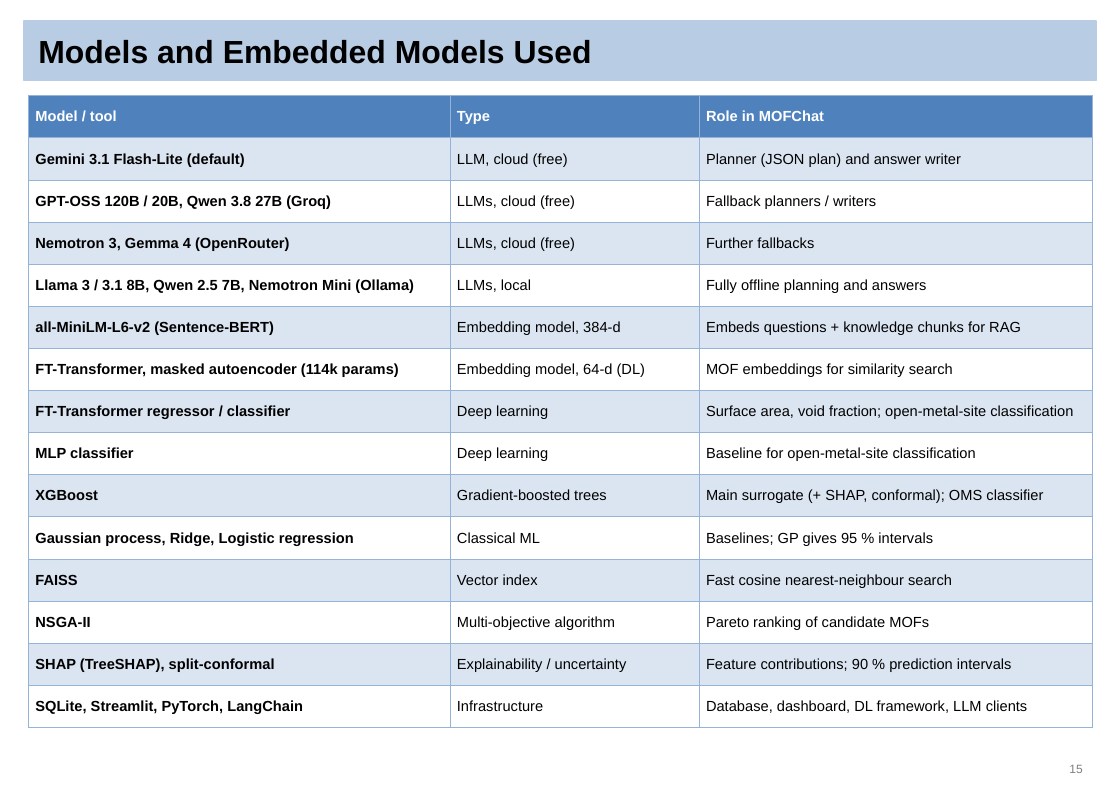
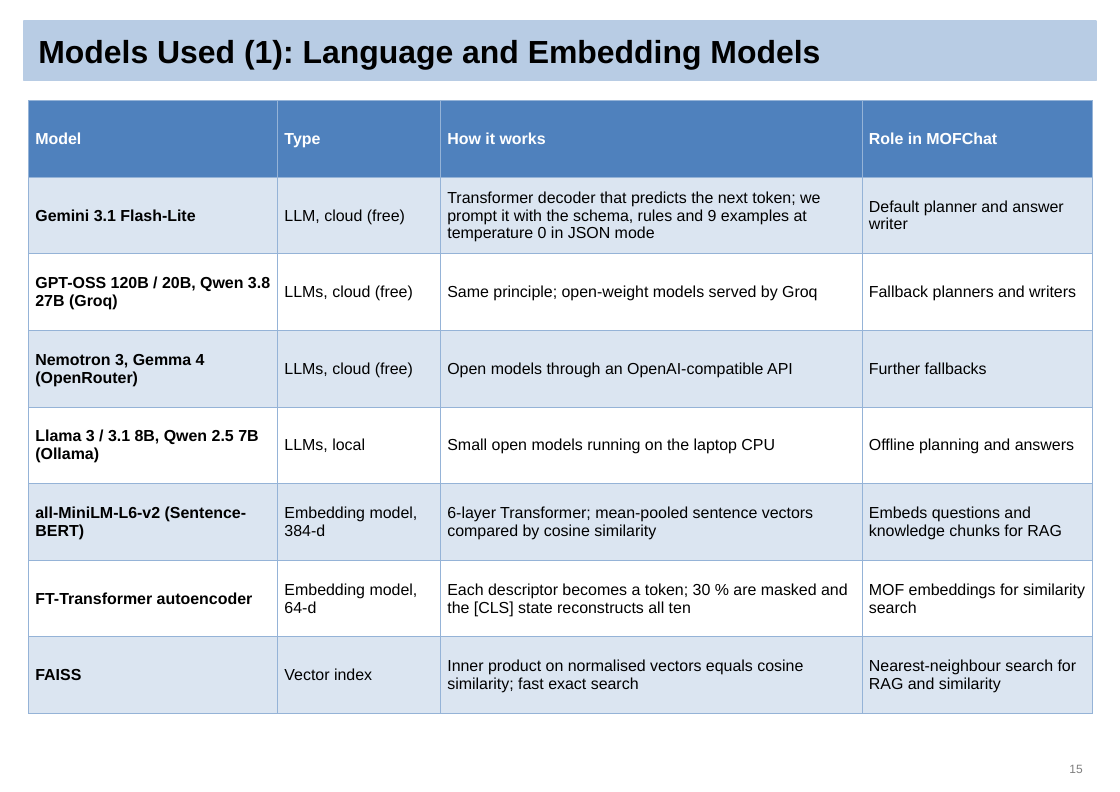
Before and after one commit to Sai-Mohith24/MOFChat-AI-Driven-Material-Recommendation-, a slide deck: slide 15 of reviews/final_review/MOFChat_Final_Review.pptx. Drawn at 1120x792 pixels with LibreOffice and Linux fonts; fonts in the diff are those of the drawing. Boxes give left, top, right and bottom in pixels: in the first picture for what was removed or moved away, otherwise in the second. Text is boxed around its words. In the diff, an @@ line names an element or a change of style, - is before the commit and + after.

```diff
--- a/reviews/final_review/MOFChat_Final_Review.pptx
+++ b/reviews/final_review/MOFChat_Final_Review.pptx
@@ title at (38, 40, 820, 70): text changed @@
-Models and Embedded Models Used
+Models Used (1): Language and Embedding Models
@@ table at (29, 101, 1092, 697) @@
-Model / tool | Type | Role in MOFChat
-Gemini 3.1 Flash-Lite (default) | LLM, cloud (free) | Planner (JSON plan) and answer writer
-GPT-OSS 120B / 20B, Qwen 3.8 27B (Groq) | LLMs, cloud (free) | Fallback planners / writers
-Nemotron 3, Gemma 4 (OpenRouter) | LLMs, cloud (free) | Further fallbacks
-Llama 3 / 3.1 8B, Qwen 2.5 7B, Nemotron Mini (Ollama) | LLMs, local | Fully offline planning and answers
-all-MiniLM-L6-v2 (Sentence-BERT) | Embedding model, 384-d | Embeds questions + knowledge chunks for RAG
-FT-Transformer, masked autoencoder (114k params) | Embedding model, 64-d (DL) | MOF embeddings for similarity search
-FT-Transformer regressor / classifier | Deep learning | Surface area, void fraction; open-metal-site classification
-MLP classifier | Deep learning | Baseline for open-metal-site classification
-XGBoost | Gradient-boosted trees | Main surrogate (+ SHAP, conformal); OMS classifier
-Gaussian process, Ridge, Logistic regression | Classical ML | Baselines; GP gives 95 % intervals
-FAISS | Vector index | Fast cosine nearest-neighbour search
-NSGA-II | Multi-objective algorithm | Pareto ranking of candidate MOFs
-SHAP (TreeSHAP), split-conformal | Explainability / uncertainty | Feature contributions; 90 % prediction intervals
-SQLite, Streamlit, PyTorch, LangChain | Infrastructure | Database, dashboard, DL framework, LLM clients
+Model | Type | How it works | Role in MOFChat
+Gemini 3.1 Flash-Lite | LLM, cloud (free) | Transformer decoder that predicts the next token; we prompt it with the schema, rules and 9 examples at temperature 0 in JSON mode | Default planner and answer writer
+GPT-OSS 120B / 20B, Qwen 3.8 27B (Groq) | LLMs, cloud (free) | Same principle; open-weight models served by Groq | Fallback planners and writers
+Nemotron 3, Gemma 4 (OpenRouter) | LLMs, cloud (free) | Open models through an OpenAI-compatible API | Further fallbacks
+Llama 3 / 3.1 8B, Qwen 2.5 7B (Ollama) | LLMs, local | Small open models running on the laptop CPU | Offline planning and answers
+all-MiniLM-L6-v2 (Sentence-BERT) | Embedding model, 384-d | 6-layer Transformer; mean-pooled sentence vectors compared by cosine similarity | Embeds questions and knowledge chunks for RAG
+FT-Transformer autoencoder | Embedding model, 64-d | Each descriptor becomes a token; 30 % are masked and the [CLS] state reconstructs all ten | MOF embeddings for similarity search
+FAISS | Vector index | Inner product on normalised vectors equals cosine similarity; fast exact search | Nearest-neighbour search for RAG and similarity
@@ table: place and size @@
-table at (29, 96, 1092, 718)
+table at (29, 101, 1092, 697)
```
Also in this commit, not shown: 33 other slides changed, 2 slides added, 1 slide removed, 3 other files.
